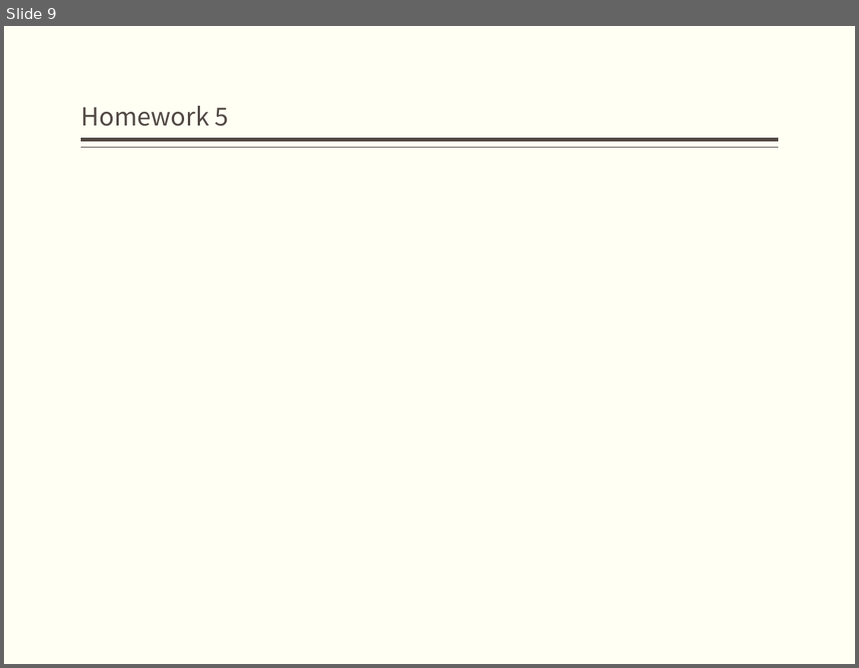
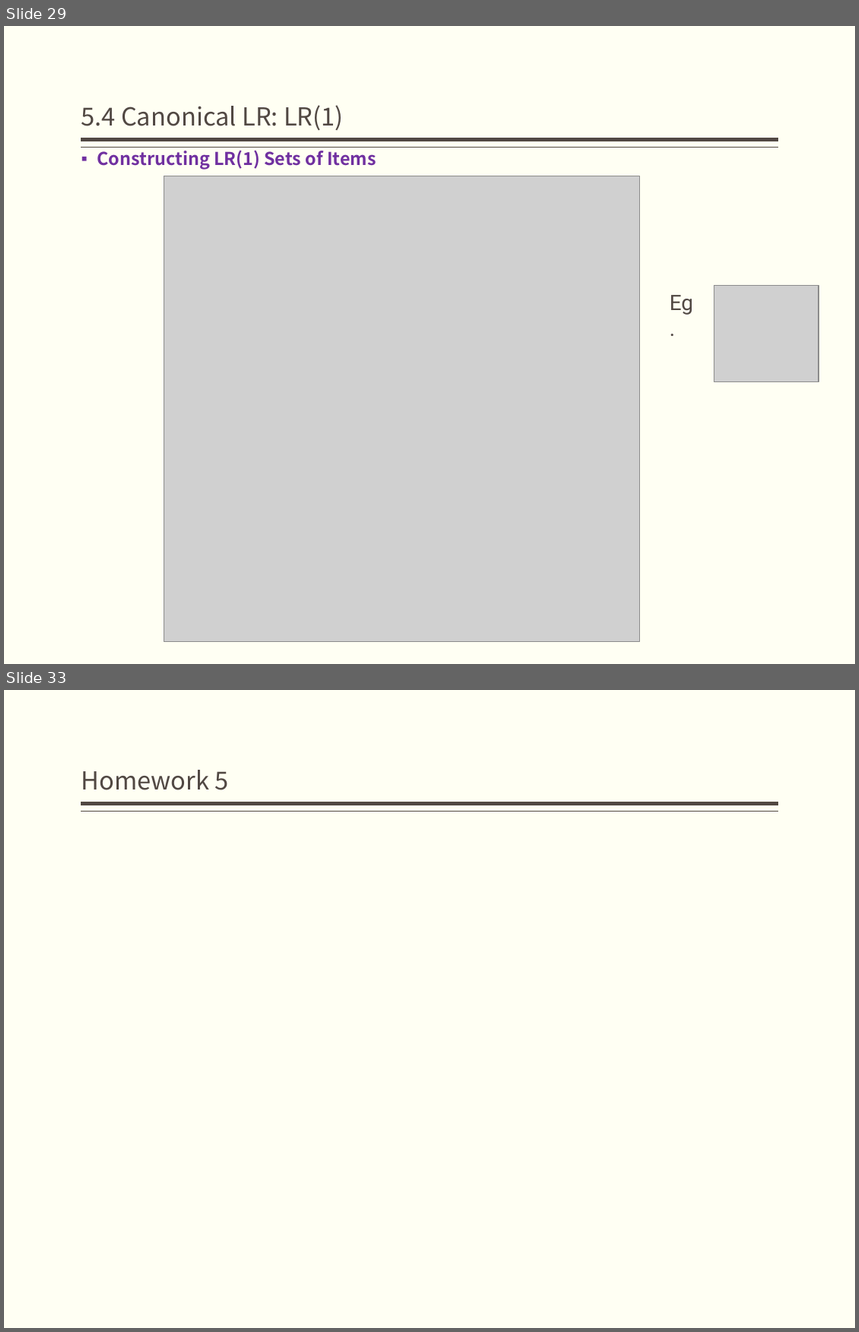
Before and after one commit to bonkboykz/jz81.github.io, a slide deck: course/compiler/LectureNotes/(Spring2017)Lecture5.pptx. Shown one above the other, each under a label of ours: slide 9 before the commit, slides 29 and 33 after it; the slides between them are not shown. The pictures are 859x668 and 859x1332 pixels, drawn with LibreOffice and Linux fonts; fonts in the diff are those of the drawing; grey boxes stand for pictures. Boxes give left, top, right and bottom in pixels: in the first picture for what was removed or moved away, otherwise in the second. Text is boxed around its words. In the diff, an @@ line names an element or a change of style, - is before the commit and + after.

```diff
--- a/course/compiler/LectureNotes/(Spring2017)Lecture5.pptx
+++ b/course/compiler/LectureNotes/(Spring2017)Lecture5.pptx
@@ slide 29 added at [4, 26, 855, 664], background #FFFFF3; not listed: 2 template elements that a slide beside it also shows @@
@@ title added at [82, 105, 344, 130], 21 pt, text #514843 @@
+5.4 Canonical LR: LR(1)
@@ text added at [97, 147, 376, 170], 15 pt, text #7030A0, bold @@
+▪ Constructing LR(1) Sets of Items
@@ picture added at [164, 176, 640, 642] @@
@@ text added at [670, 295, 693, 315], 18 pt, text #514843 @@
+Eg.
@@ picture added at [715, 286, 819, 382] @@
@@ what was slide 9 is now slide 33 @@
```
Also in this commit, not shown: 1 slide changed, 23 other slides added.
